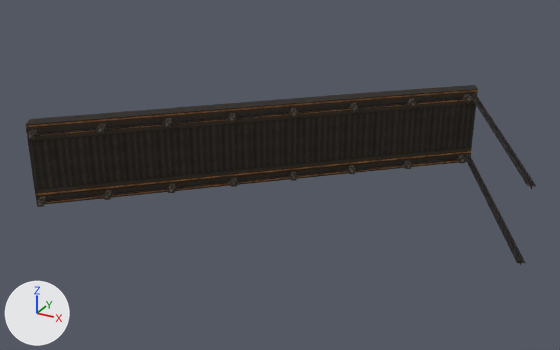
The OBJ model sceneobjs/juqing_fuben_292/juqing_fuben_292_pingtai_02c.obj, before and after one commit.
The view is the same before and after, from a camera (50 mm lens) standing at (1239.0, -3167.0, 1115.0) and looking at (-85.0, -760.0, -89.0). Every picture has the same lights, and +X, +Y and +Z are marked at lower left. Where no turn or scale is listed for an object, it has been applied to the vertices. Vertices at the same position are counted once.

The scene before the commit, as lines of its bpy script (objects in view):
```python
me_juqing_fuben_292_pingtai_02c = bpy.data.meshes.new('juqing_fuben_292_pingtai_02c')
me_juqing_fuben_292_pingtai_02c.from_pydata(...)  # 1209 vertices, 1324 faces; spans x -885.0..885.0, y -1339.0..1.0, z -162.0..162.0
# faces by material slot: [48, 1260, 16]
me_juqing_fuben_292_pingtai_02c.materials.append(mat_material_2)  # picture img_juqing_fuben_292_pingtai_01_4_png
me_juqing_fuben_292_pingtai_02c.materials.append(mat_material_3)  # picture img_juqing_fuben_292_langan_01_png
me_juqing_fuben_292_pingtai_02c.materials.append(mat_material_1)  # picture img_juqing_fuben_292_pingtai_01_3_png
ob_juqing_fuben_292_pingtai_02c = bpy.data.objects.new('juqing_fuben_292_pingtai_02c', me_juqing_fuben_292_pingtai_02c)
ob_juqing_fuben_292_pingtai_02c.location = (0.0, 0.0, 0.0)
```
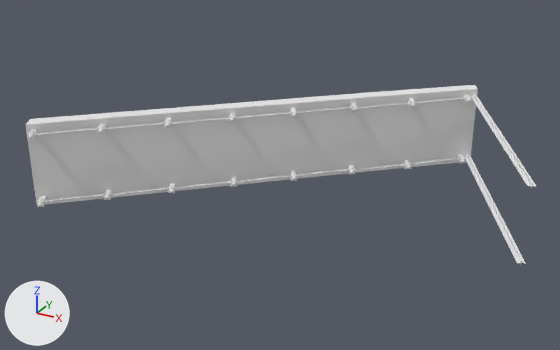
Boxes [x1, y1, x2, y2] around the edits, measured in the pictures (560 x 350 px):
```json
{"part": 1, "of": "me_juqing_fuben_292_pingtai_02c", "change": "recoloured", "before": [26, 85, 478, 124], "after": [26, 85, 478, 124], "on screen": "black to white"}
{"part": 2, "of": "me_juqing_fuben_292_pingtai_02c", "change": "recoloured", "before": [26, 93, 536, 265], "after": [26, 93, 536, 265], "on screen": "black to white"}
{"part": 3, "of": "me_juqing_fuben_292_pingtai_02c", "change": "recoloured", "before": [25, 89, 478, 205], "after": [25, 89, 478, 205], "on screen": "black to grey"}
```

Edits to the scene script, one JSON object a line:
```json
{"op": "add", "block": "mat_material_3_1", "code": ["mat_material_3_1 = principled_material('material_3')", "mat_material_3_1.base_color = (0.8, 0.8, 0.8)  # white #e7e7e7", "mat_material_3_1.roughness = 1.0"]}
{"op": "add", "block": "mat_material_1_1", "code": ["mat_material_1_1 = principled_material('material_1')", "mat_material_1_1.base_color = (0.8, 0.8, 0.8)  # white #e7e7e7", "mat_material_1_1.roughness = 1.0"]}
{"op": "add", "block": "mat_material_2_1", "code": ["mat_material_2_1 = principled_material('material_2')", "mat_material_2_1.base_color = (0.8, 0.8, 0.8)  # white #e7e7e7", "mat_material_2_1.roughness = 1.0"]}
{"block": "me_juqing_fuben_292_pingtai_02c", "where": "me_juqing_fuben_292_pingtai_02c.from_pydata(...)  # 1209 vertices, 1324 faces; spans x -885.0..885.0, y -1339.0..1.0, z -162.0..162.0"}
{"block": "me_juqing_fuben_292_pingtai_02c", "where": "# used by ob_juqing_fuben_292_pingtai_02c; location = (0.0, 0.0, 0.0)"}
{"block": "me_juqing_fuben_292_pingtai_02c", "change": "me_juqing_fuben_292_pingtai_02c part 1: all 48 faces that had it switch from mat_material_2 (picture img_juqing_fuben_292_pingtai_01_4_png) to mat_material_2_1 (white #e7e7e7)"}
{"block": "me_juqing_fuben_292_pingtai_02c", "change": "me_juqing_fuben_292_pingtai_02c part 2: all 1260 faces that had it switch from mat_material_3 (picture img_juqing_fuben_292_langan_01_png) to mat_material_3_1 (white #e7e7e7)"}
{"block": "me_juqing_fuben_292_pingtai_02c", "change": "me_juqing_fuben_292_pingtai_02c part 3: all 16 faces that had it switch from mat_material_1 (picture img_juqing_fuben_292_pingtai_01_3_png) to mat_material_1_1 (white #e7e7e7)"}
```
